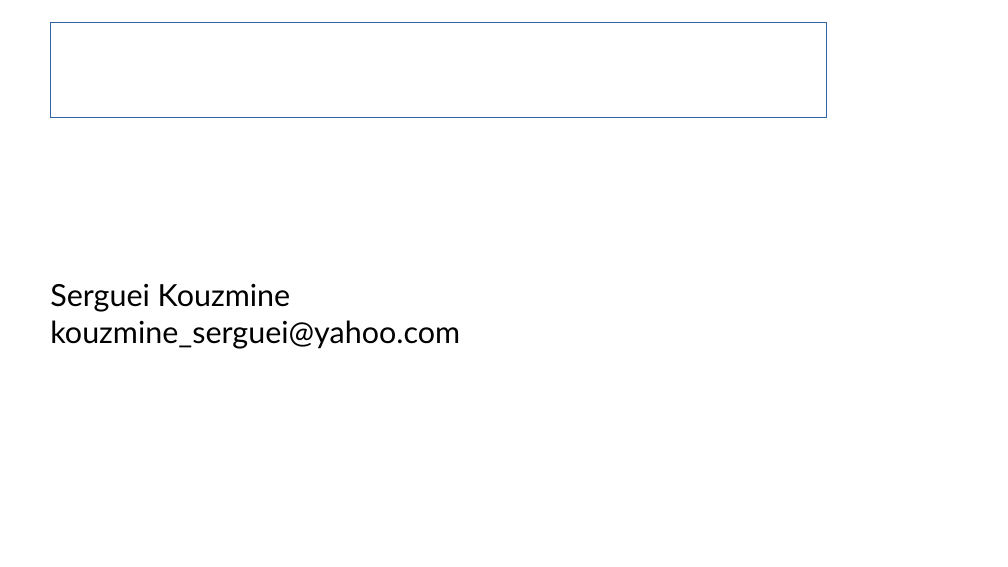
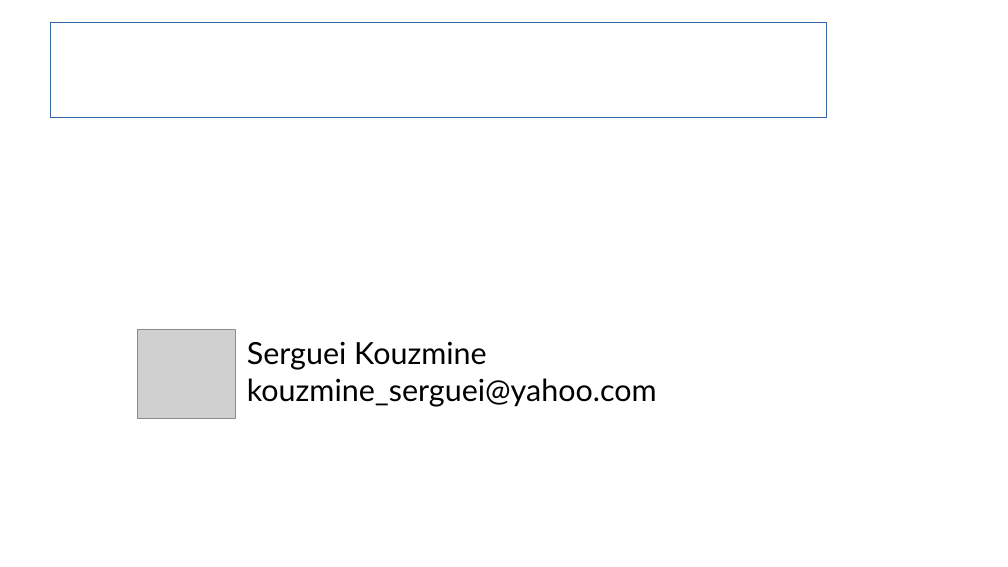
Before and after one commit to sergueik/uru_serverspec, a slide deck: slide 1 of Serverspec Integration in Cloud Provision.odp. Drawn at 1008x567 pixels with LibreOffice and Linux fonts; fonts in the diff are those of the drawing; grey boxes stand for pictures; background and template pictures are left out. Boxes give left, top, right and bottom in pixels: in the first picture for what was removed or moved away, otherwise in the second. Text is boxed around its words. In the diff, an @@ line names an element or a change of style, - is before the commit and + after.

```diff
--- a/Serverspec Integration in Cloud Provision.odp
+++ b/Serverspec Integration in Cloud Provision.odp
@@ picture added at (137, 329, 236, 419) @@
@@ text "Serguei Kouzmine kouzmine_serguei@yahoo.com": place and size @@
-text "Serguei Kouzmine kouzmine_serguei@yahoo.com" at (50, 283, 460, 349)
+text "Serguei Kouzmine kouzmine_serguei@yahoo.com" at (247, 341, 657, 407)
```
Also in this commit, not shown: 2 other slides changed, 4 slides added, 1 other file.
